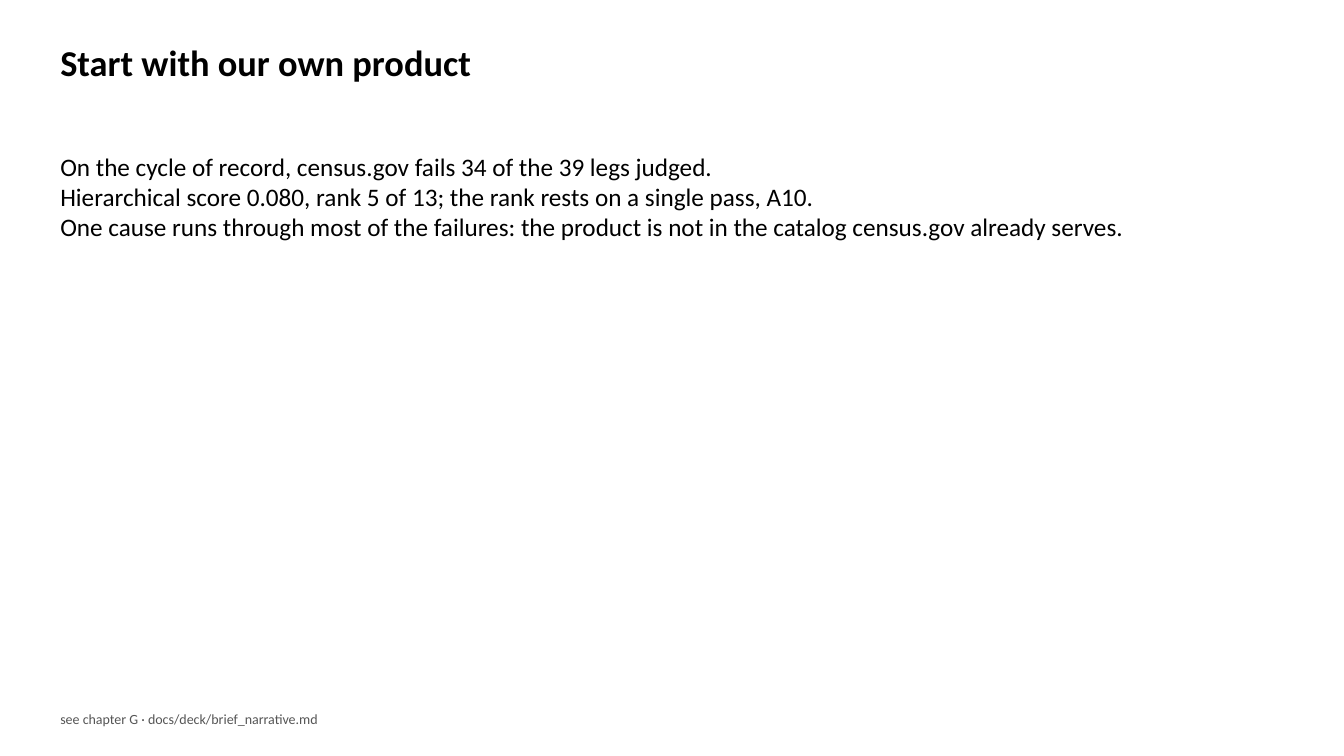
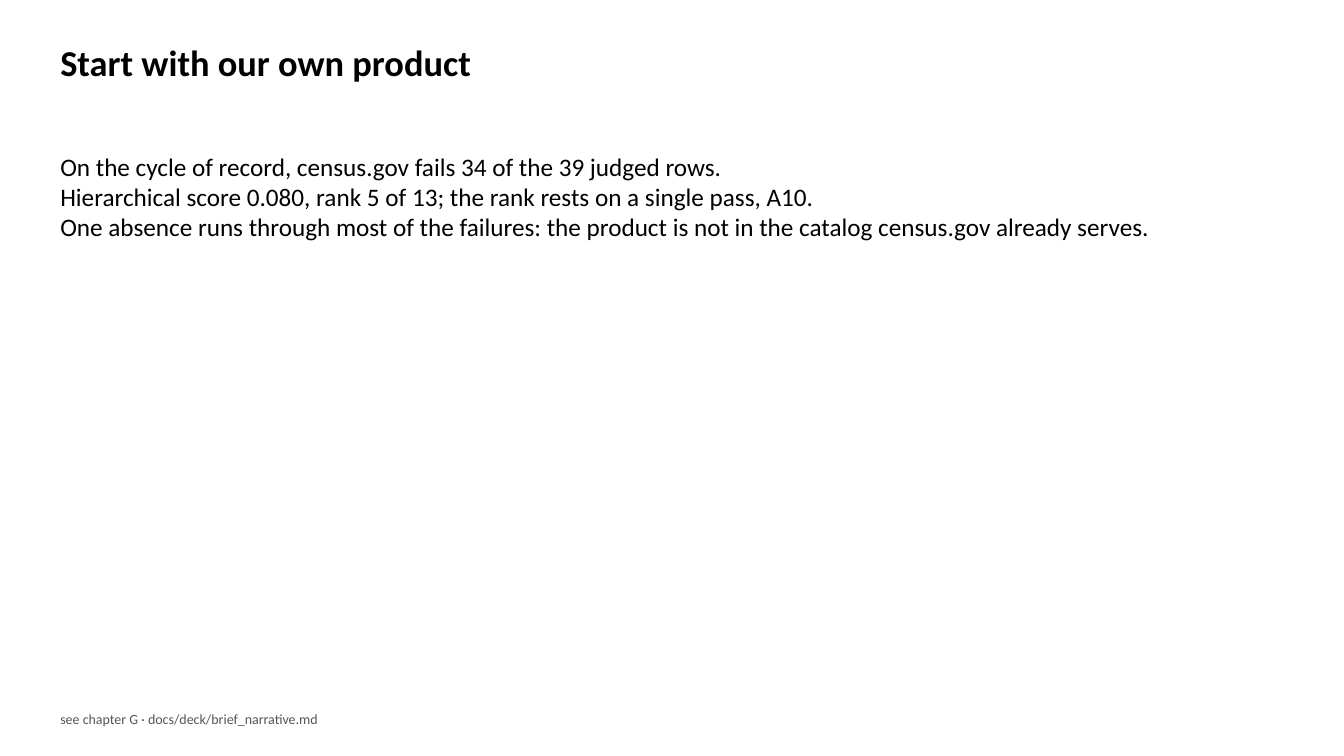
Before and after one commit to brockwebb/ai-readiness-kg, a slide deck: slide 4 of docs/deck/brief_deck.pptx. Drawn at 1344x756 pixels with LibreOffice and Linux fonts; fonts in the diff are those of the drawing. Boxes give left, top, right and bottom in pixels: in the first picture for what was removed or moved away, otherwise in the second. Text is boxed around its words. In the diff, an @@ line names an element or a change of style, - is before the commit and + after.

```diff
--- a/docs/deck/brief_deck.pptx
+++ b/docs/deck/brief_deck.pptx
@@ text at <box>60,158,722,181</box>: text changed @@
-On the cycle of record, census.gov fails 34 of the 39 legs judged.
+On the cycle of record, census.gov fails 34 of the 39 judged rows.
@@ text at <box>60,218,1148,241</box>: text changed @@
-One cause runs through most of the failures: the product is not in the catalog census.gov already serves.
+One absence runs through most of the failures: the product is not in the catalog census.gov already serves.
```
Also in this commit, not shown: 3 other slides changed, 2 other files.
